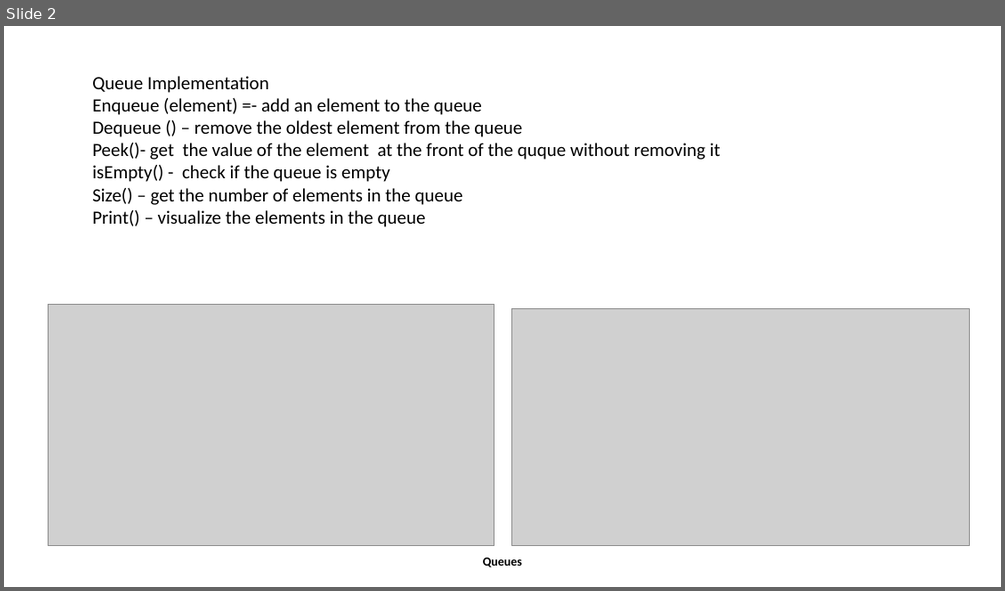
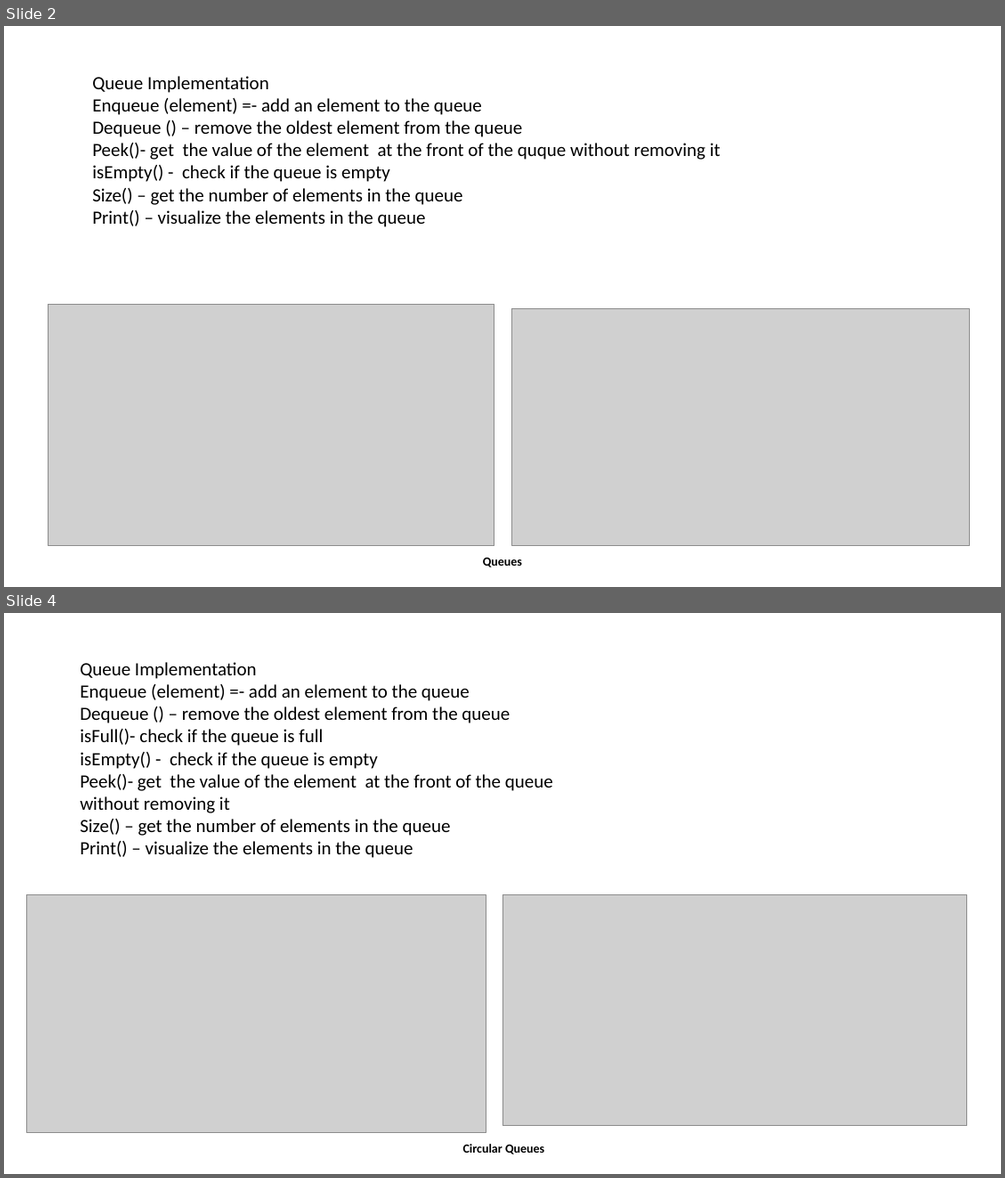
Before and after one commit to divyaparyani67/DSA, a slide deck: Data Structures/Queues.pptx. Shown one above the other, each under a label of ours: slide 2 before the commit, slides 2 and 4 after it; the slides between them are not shown. The pictures are 1005x591 and 1005x1178 pixels, drawn with LibreOffice and Linux fonts; fonts in the diff are those of the drawing; grey boxes stand for pictures. Boxes give left, top, right and bottom in pixels: in the first picture for what was removed or moved away, otherwise in the second. Text is boxed around its words. In the diff, an @@ line names an element or a change of style, - is before the commit and + after.

Commit message:
circular queue

```diff
--- a/Data Structures/Queues.pptx
+++ b/Data Structures/Queues.pptx
@@ slide 4 added at box(4, 613, 1001, 1174), background #FFFFFF @@
@@ text added at box(80, 662, 553, 858), 18 pt, text #000000 @@
+Queue Implementation
+Enqueue (element) =- add an element to the queue
+Dequeue () – remove the oldest element from the queue
+isFull()- check if the queue is full
+isEmpty() - check if the queue is empty
+Peek()- get the value of the element at the front of the queue without removing it
+Size() – get the number of elements in the queue
+Print() – visualize the elements in the queue
@@ picture added at box(27, 895, 485, 1133) @@
@@ picture added at box(502, 895, 967, 1126) @@
@@ text added at box(463, 1143, 544, 1154), 12 pt, text #000000, bold @@
+Circular Queues
```
Also in this commit, not shown: 1 other slide added, 1 slide removed, 2 other files.
